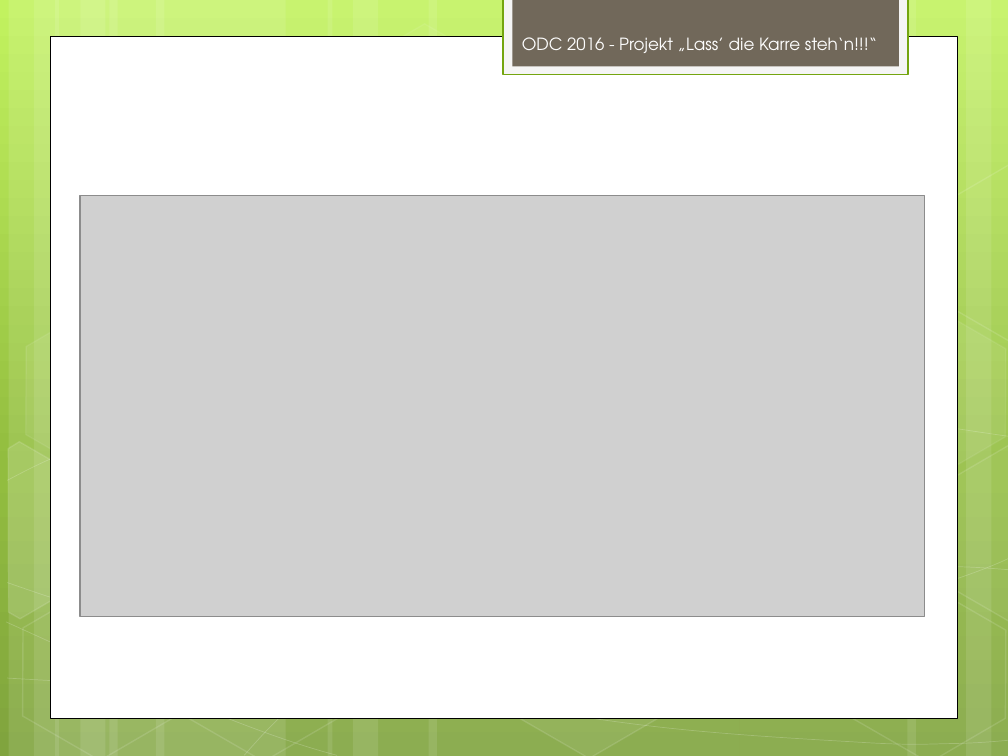
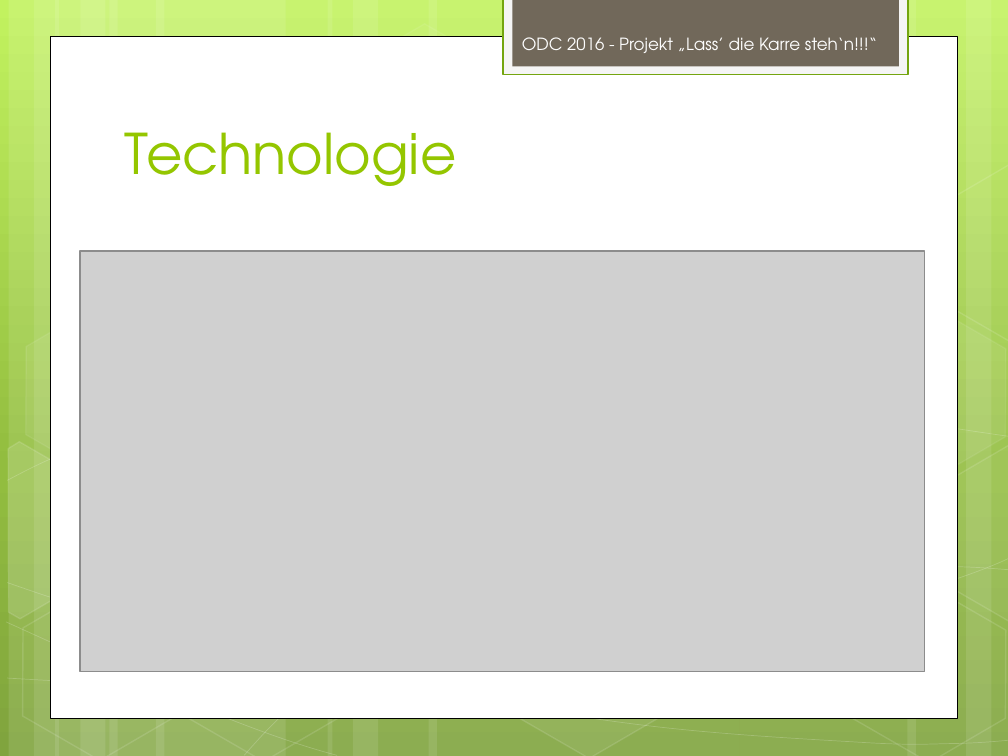
Before and after one commit to frankdressel/open-data-crunch-2016, a slide deck: slide 5 of branding/OpenDataCrunch.pptx (slide 4 before the commit). Drawn at 1008x756 pixels with LibreOffice and Linux fonts; fonts in the diff are those of the drawing; grey boxes stand for pictures. Boxes give left, top, right and bottom in pixels: in the first picture for what was removed or moved away, otherwise in the second. Text is boxed around its words. In the diff, an @@ line names an element or a change of style, - is before the commit and + after.

```diff
--- a/branding/OpenDataCrunch.pptx
+++ b/branding/OpenDataCrunch.pptx
@@ text added at (x1=125, y1=132, x2=456, y2=186), 40 pt, text #94C600 @@
+Technologie
@@ picture moved from (x1=80, y1=196, x2=924, y2=616) to (x1=80, y1=251, x2=924, y2=671) @@
```
Also in this commit, not shown: 3 other slides changed, 2 slides added, 1 other file.
